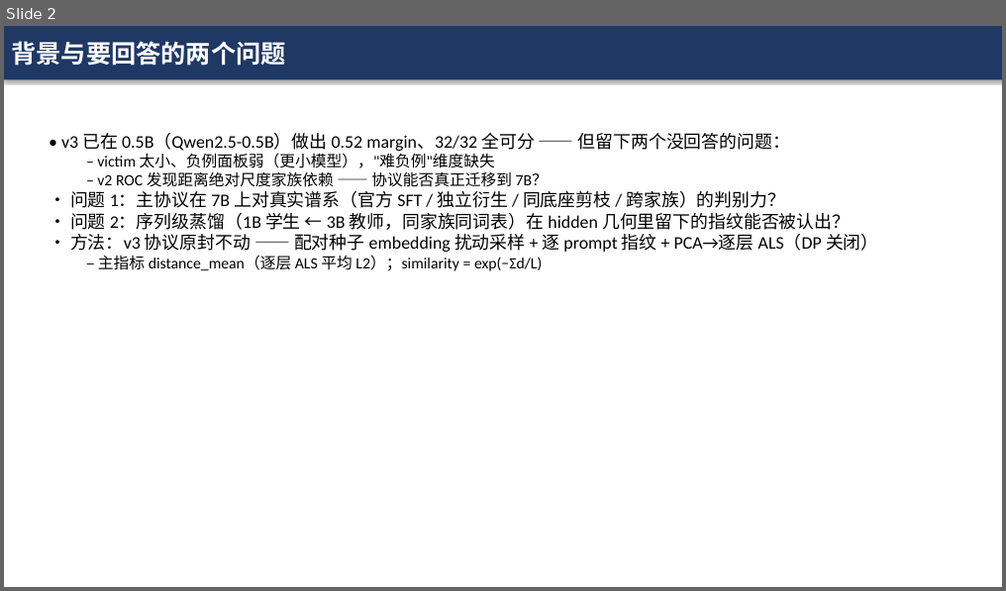
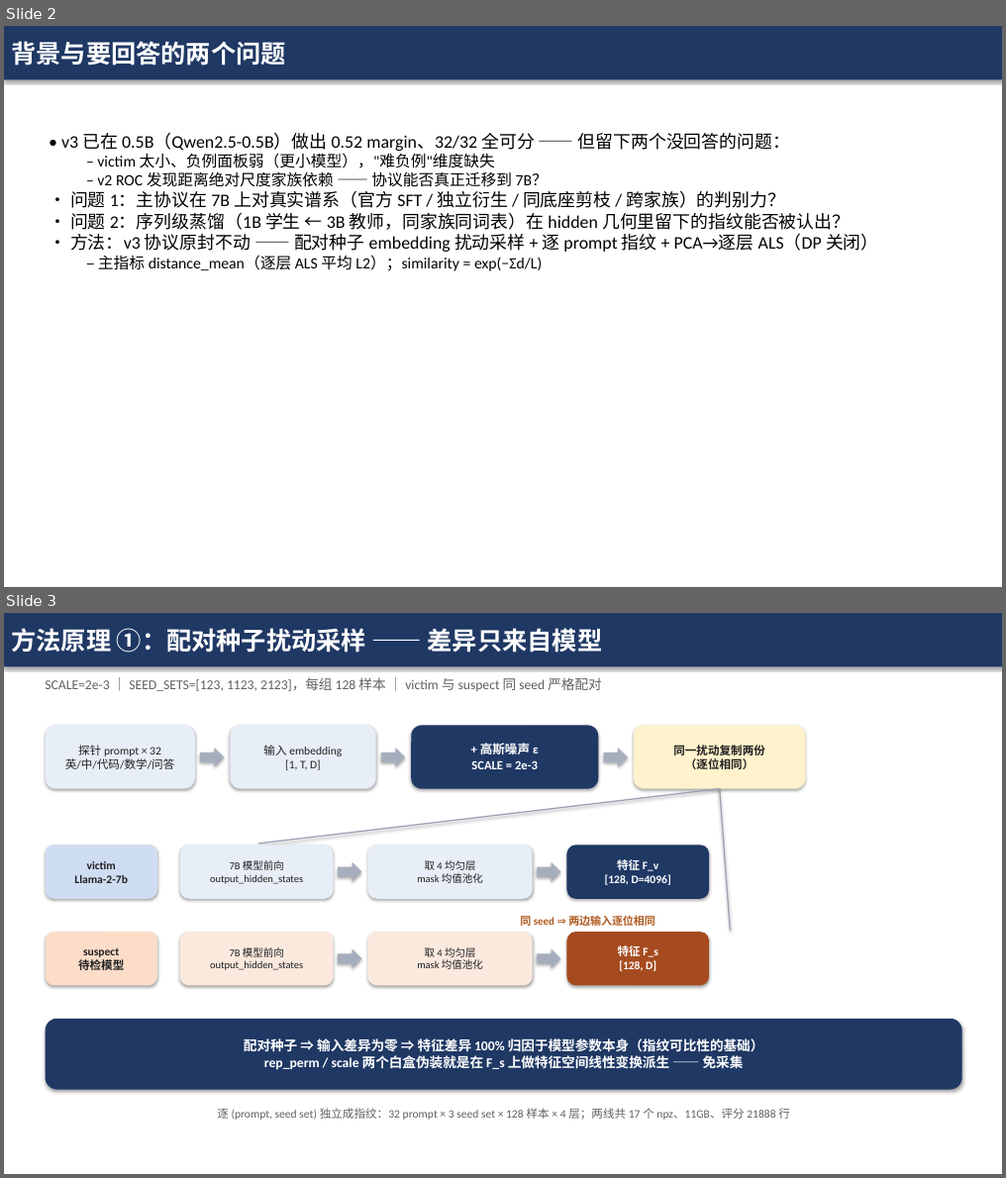
Before and after one commit to kyrie114/DiffIP, a slide deck: llm_migration_v4/汇报_v4_7B规模验证.pptx. Shown one above the other, each under a label of ours: slide 2 before the commit, slides 2 and 3 after it. The pictures are 1006x591 and 1006x1178 pixels, drawn with LibreOffice and Linux fonts; fonts in the diff are those of the drawing. Boxes give left, top, right and bottom in pixels: in the first picture for what was removed or moved away, otherwise in the second. Text is boxed around its words. In the diff, an @@ line names an element or a change of style, - is before the commit and + after.

```diff
--- a/llm_migration_v4/汇报_v4_7B规模验证.pptx
+++ b/llm_migration_v4/汇报_v4_7B规模验证.pptx
@@ slide 3 added at (4,613,1002,1174), background #FFFFFF @@
@@ rectangle added at (4,613,1002,666), fill #1F3864, 24 pt, text #FFFFFF, bold @@
+方法原理 ①：配对种子扰动采样 —— 差异只来自模型
@@ text added at (45,677,601,691), 13 pt, text #606060 @@
+SCALE=2e-3 ｜ SEED_SETS=[123, 1123, 2123]，每组 128 样本 ｜ victim 与 suspect 同 seed 严格配对
@@ rounded rectangle added at (46,725,195,789), fill #E8EEF7, 11 pt, text #202020 @@
+探针 prompt × 32
+英/中/代码/数学/问答
@@ rounded rectangle added at (230,725,376,789), fill #E8EEF7, 11 pt, text #202020 @@
+输入 embedding
+[1, T, D]
@@ rounded rectangle added at (411,725,598,789), fill #1F3864, 12 pt, text #FFFFFF, bold @@
++ 高斯噪声 ε
+SCALE = 2e-3
@@ rounded rectangle added at (634,725,806,789), fill #FFF2CC, 11 pt, text #202020, bold @@
+同一扰动复制两份
+（逐位相同）
@@ right arrow added at (200,748,224,767), fill #A6AEBE @@
@@ right arrow added at (381,748,405,767), fill #A6AEBE @@
@@ right arrow added at (604,748,628,767), fill #A6AEBE @@
@@ line added from (720, 789) to (258, 844), #9AA2B2 1.2 pt @@
@@ line added from (720, 789) to (731, 931), #9AA2B2 1.2 pt @@
@@ rounded rectangle added at (46,845,157,899), fill #CFDDF2, 11 pt, text #202020, bold @@
+victim
+Llama-2-7b
@@ rounded rectangle added at (180,845,334,899), fill #E8EEF7, 10 pt, text #202020 @@
+7B 模型前向
+output_hidden_states
@@ rounded rectangle added at (368,845,533,899), fill #E8EEF7, 10 pt, text #202020 @@
+取 4 均匀层
+mask 均值池化
@@ rounded rectangle added at (567,845,709,899), fill #1F3864, 11 pt, text #FFFFFF, bold @@
+特征 F_v
+[128, D=4096]
@@ right arrow added at (338,862,361,881), fill #A6AEBE @@
@@ right arrow added at (537,862,561,881), fill #A6AEBE @@
@@ rounded rectangle added at (46,932,157,986), fill #FBDDC8, 11 pt, text #202020, bold @@
+suspect
+待检模型
@@ rounded rectangle added at (180,932,334,986), fill #FBE9DE, 10 pt, text #202020 @@
+7B 模型前向
+output_hidden_states
@@ rounded rectangle added at (368,932,533,986), fill #FBE9DE, 10 pt, text #202020 @@
+取 4 均匀层
+mask 均值池化
@@ text added at (520,914,655,929), 10.5 pt, text #B05A20, bold @@
+同 seed ⇒ 两边输入逐位相同
@@ rounded rectangle added at (567,932,709,986), fill #A64B1F, 11 pt, text #FFFFFF, bold @@
+特征 F_s
+[128, D]
@@ right arrow added at (338,950,361,968), fill #A6AEBE @@
@@ right arrow added at (537,950,561,968), fill #A6AEBE @@
@@ rounded rectangle added at (46,1019,962,1090), fill #1F3864, 13 pt, text #FFFFFF, bold @@
+配对种子 ⇒ 输入差异为零 ⇒ 特征差异 100% 归因于模型参数本身（指纹可比性的基础）
+rep_perm / scale 两个白盒伪装就是在 F_s 上做特征空间线性变换派生 —— 免采集
@@ text added at (217,1108,790,1120), 11 pt, text #606060 @@
+逐 (prompt, seed set) 独立成指纹：32 prompt × 3 seed set × 128 样本 × 4 层；两线共 17 个 npz、11GB、评分 21888 行
```
Also in this commit, not shown: 3 slides changed, 1 other slide added, 1 other file.
